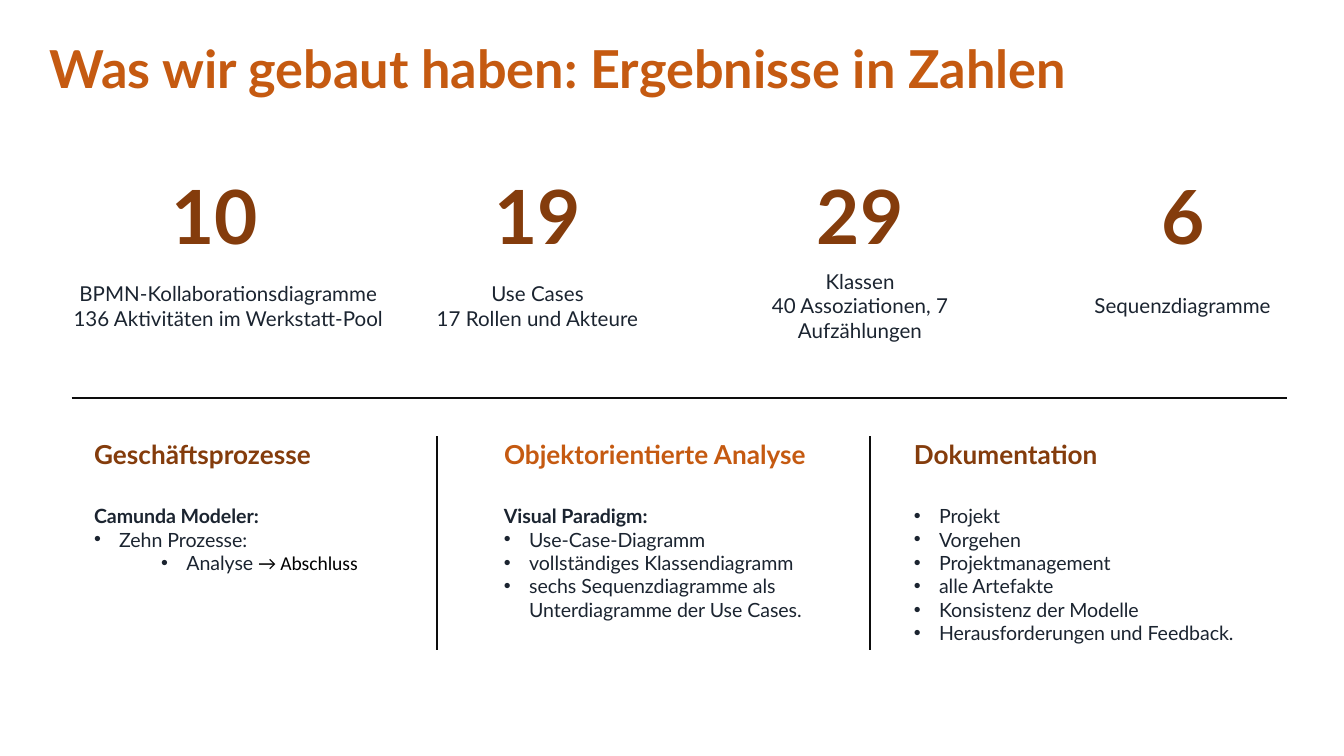
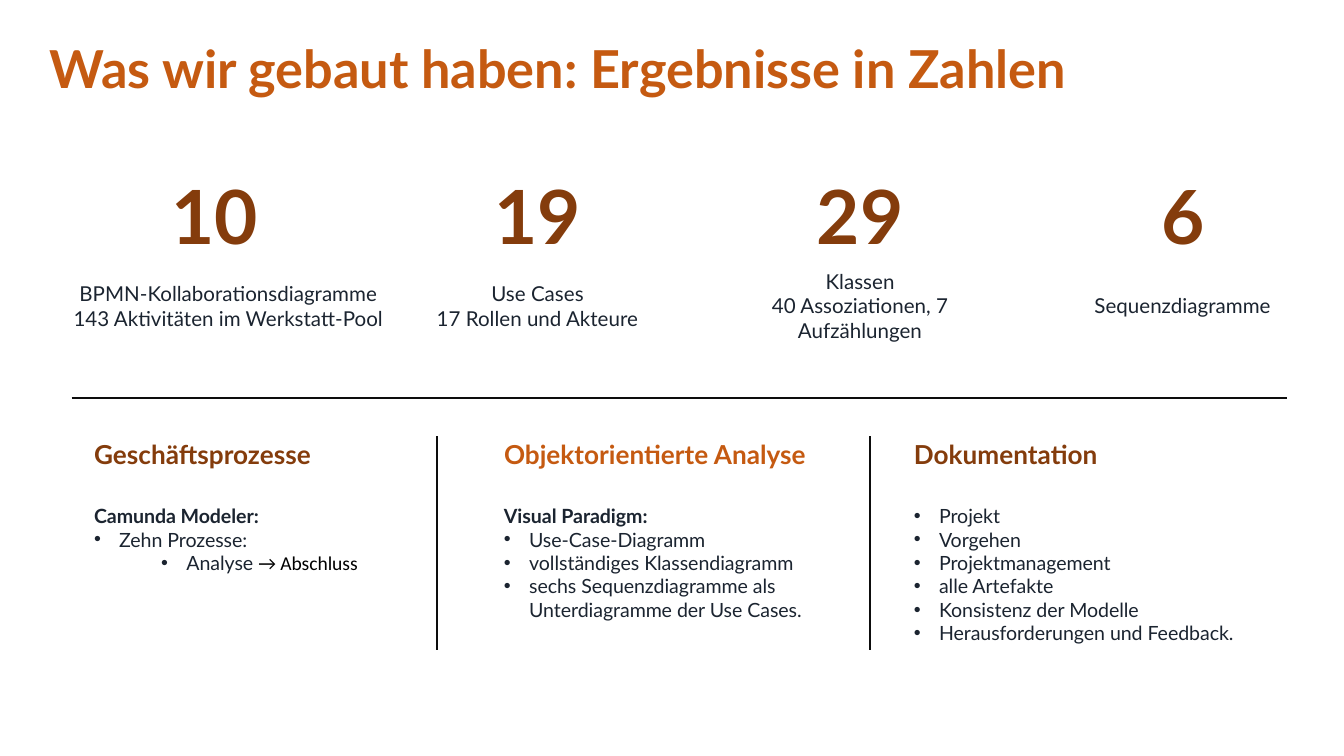
Before and after one commit to jakobschwan123-cmd/casestudy-semester-3, a slide deck: slide 12 of 4_praesentation/Abschlusspraesentation.pptx (slide 21 before the commit). Drawn at 1344x756 pixels with LibreOffice and Linux fonts; fonts in the diff are those of the drawing. Boxes give left, top, right and bottom in pixels: in the first picture for what was removed or moved away, otherwise in the second. Text is boxed around its words. In the diff, an @@ line names an element or a change of style, - is before the commit and + after.

```diff
--- a/4_praesentation/Abschlusspraesentation.pptx
+++ b/4_praesentation/Abschlusspraesentation.pptx
@@ text at bbox=[74, 311, 383, 326]: text changed @@
-136 Aktivitäten im Werkstatt-Pool
+143 Aktivitäten im Werkstatt-Pool
```
Also in this commit, not shown: 7 other slides changed, 9 slides removed, 1 other file.
